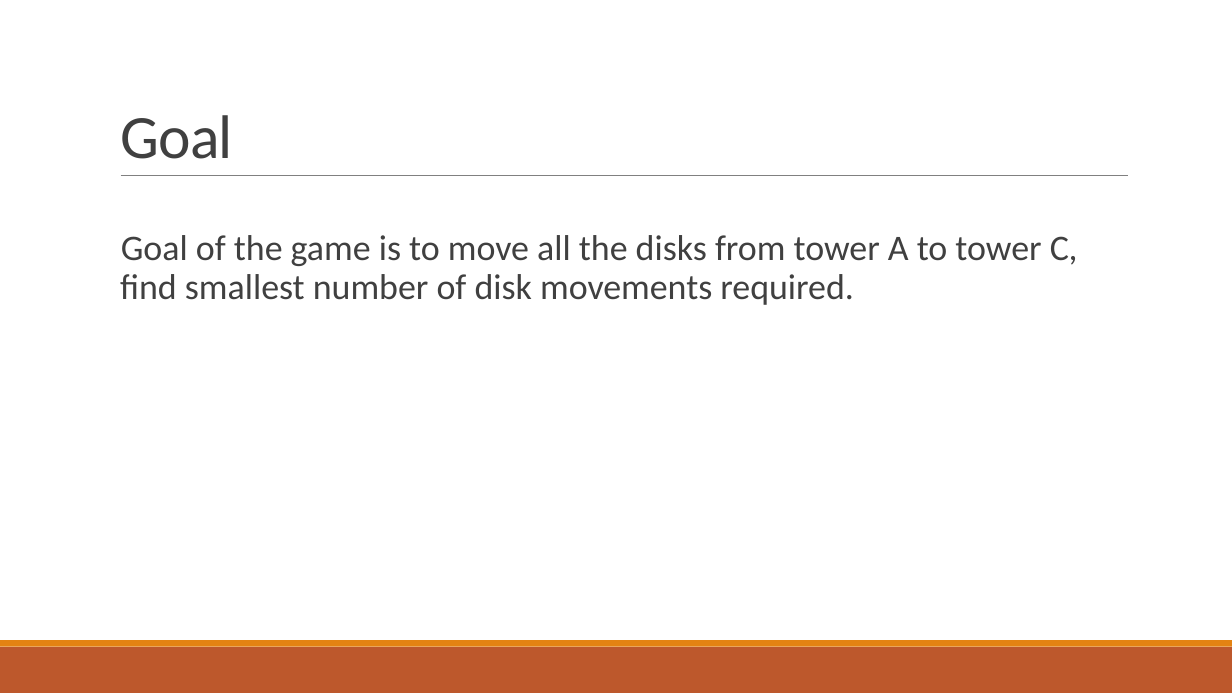
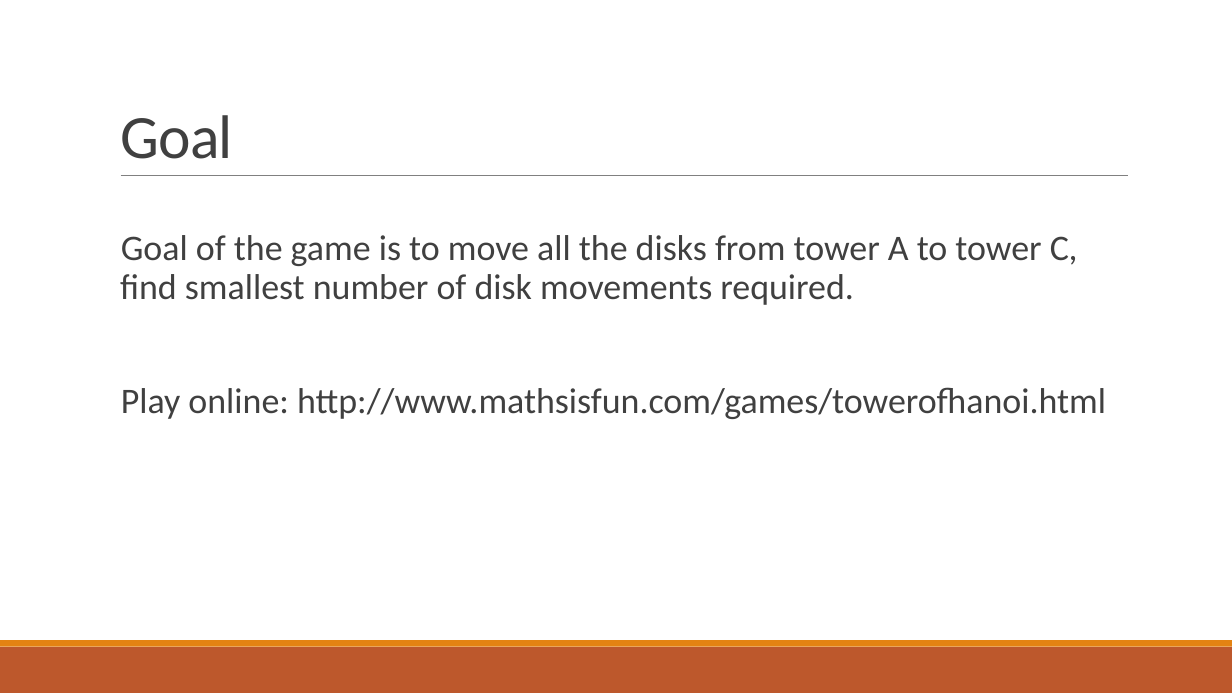
Before and after one commit to veggieboy/Towers, a slide deck: slide 3 of TowersOfHanoi.pptx. Drawn at 1232x693 pixels with LibreOffice and Linux fonts; fonts in the diff are those of the drawing; background and template pictures are left out. Boxes give left, top, right and bottom in pixels: in the first picture for what was removed or moved away, otherwise in the second. Text is boxed around its words. In the diff, an @@ line names an element or a change of style, - is before the commit and + after.

Commit message:
add link to
powerpoint

```diff
--- a/TowersOfHanoi.pptx
+++ b/TowersOfHanoi.pptx
@@ text at (x1=121, y1=387, x2=1106, y2=419): paragraph added @@
+  Play online: http://www.mathsisfun.com/games/towerofhanoi.html
```
